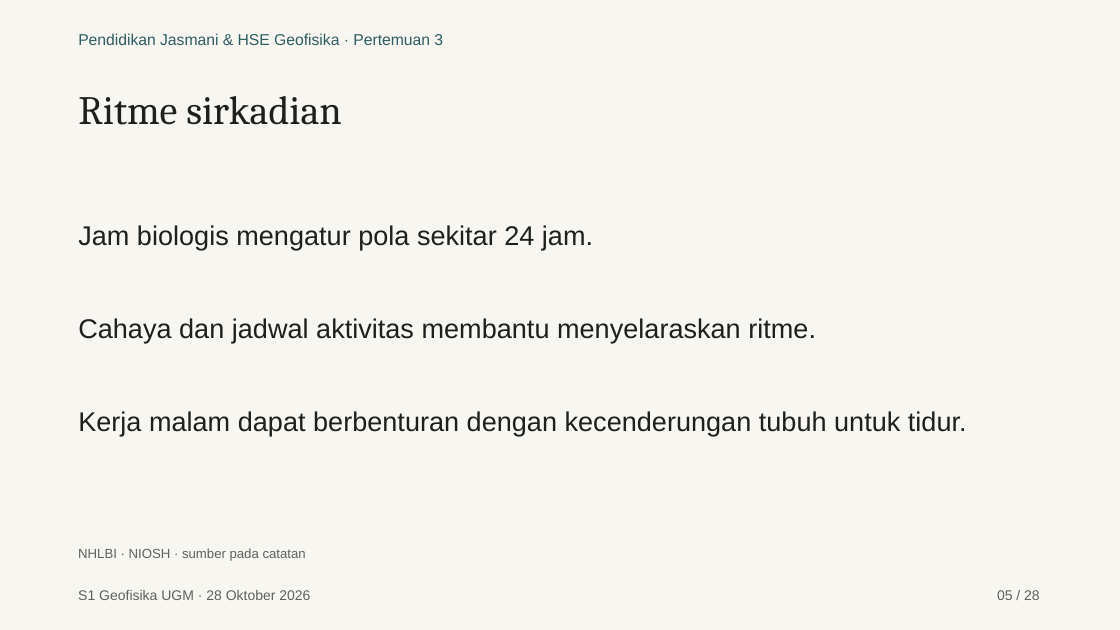
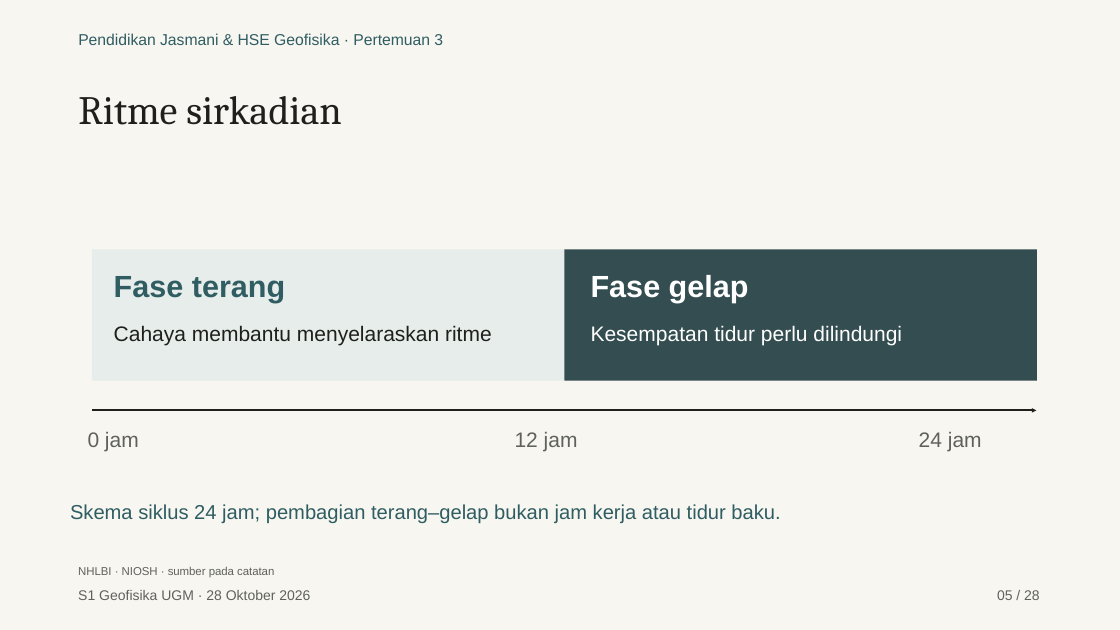
Before and after one commit to maswiet/maswiet.github.io, a slide deck: slide 5 of kuliah/pendidikan-jasmani-hse/pertemuan-3/presentasi.pptx. Drawn at 1120x630 pixels with LibreOffice and Linux fonts; fonts in the diff are those of the drawing. Boxes give left, top, right and bottom in pixels: in the first picture for what was removed or moved away, otherwise in the second. Text is boxed around its words. In the diff, an @@ line names an element or a change of style, - is before the commit and + after.

```diff
--- a/kuliah/pendidikan-jasmani-hse/pertemuan-3/presentasi.pptx
+++ b/kuliah/pendidikan-jasmani-hse/pertemuan-3/presentasi.pptx
@@ text removed at (x1=78, y1=225, x2=593, y2=250) @@
-Jam biologis mengatur pola sekitar 24 jam.
@@ rectangle added at (x1=92, y1=250, x2=564, y2=381), fill #E6EDEB @@
@@ rectangle added at (x1=565, y1=250, x2=1037, y2=381), fill #334D50 @@
@@ text added at (x1=114, y1=276, x2=285, y2=303), 26.2 pt, text #2F5D62, bold @@
+Fase terang
@@ text added at (x1=591, y1=275, x2=749, y2=303), 26.2 pt, text #FFFFFF, bold @@
+Fase gelap
@@ text at (x1=114, y1=325, x2=492, y2=345): text changed; size 23.2 to 18 pt @@
-Cahaya dan jadwal aktivitas membantu menyelaraskan ritme.
+Cahaya membantu menyelaraskan ritme
@@ text added at (x1=591, y1=325, x2=902, y2=345), 18 pt, text #FFFFFF @@
+Kesempatan tidur perlu dilindungi
@@ text removed at (x1=78, y1=411, x2=967, y2=436) @@
-Kerja malam dapat berbenturan dengan kecenderungan tubuh untuk tidur.
@@ arrow added from (92, 411) to (1037, 411), #1F1F1B 1.5 pt @@
@@ text added at (x1=88, y1=432, x2=139, y2=452), 18 pt, text #5F625C @@
+0 jam
@@ text added at (x1=515, y1=432, x2=578, y2=452), 18 pt, text #5F625C @@
+12 jam
@@ text added at (x1=919, y1=432, x2=982, y2=452), 18 pt, text #5F625C @@
+24 jam
@@ text added at (x1=70, y1=504, x2=780, y2=523), 17.2 pt, text #2F5D62 @@
+Skema siklus 24 jam; pembagian terang–gelap bukan jam kerja atau tidur baku.
@@ text "NHLBI · NIOSH · sumber ..." moved from (x1=78, y1=548, x2=306, y2=561) to (x1=78, y1=567, x2=274, y2=577) @@
@@ text "NHLBI · NIOSH · sumber ..." at (x1=78, y1=567, x2=274, y2=577): size 11.2 to 9.8 pt @@
```
Also in this commit, not shown: 10 other slides changed, 32 other files.
